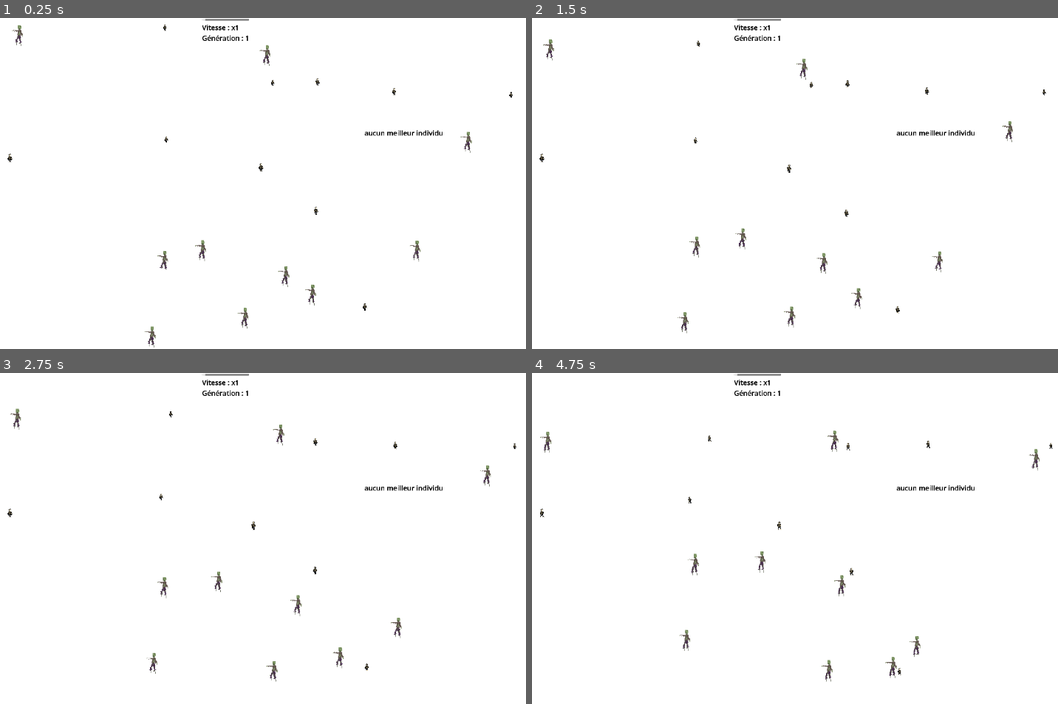
Above: before the commit, frames 1-4 (two rows, left to right).
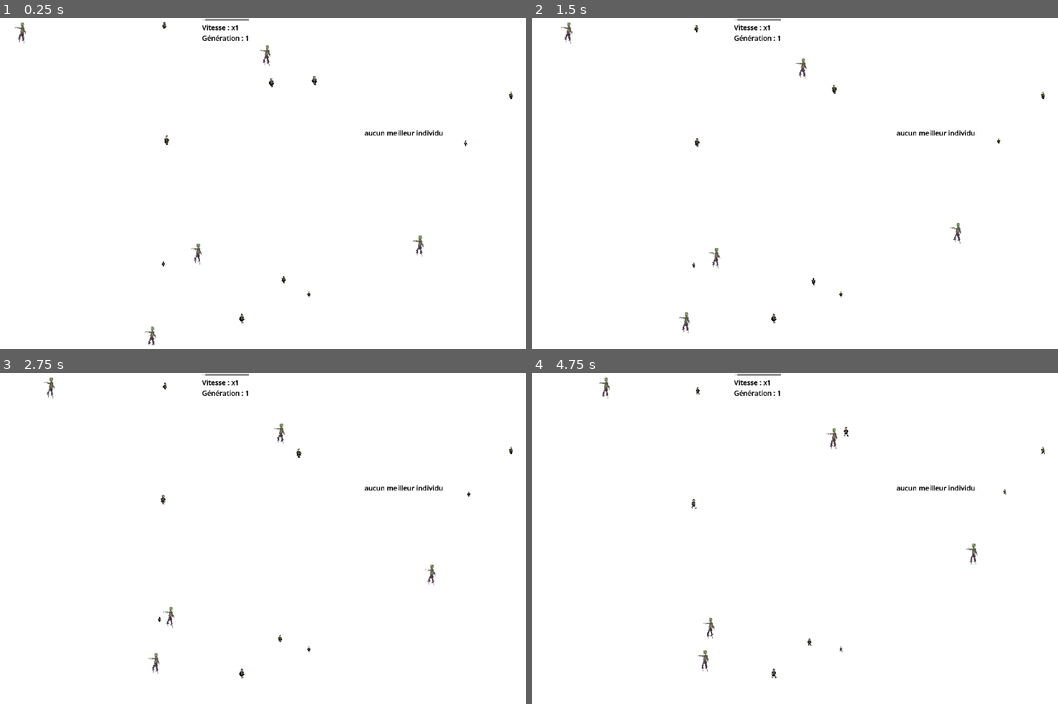
Above: after the commit, the same moments.

Repository: RageurRandom/exemple-algorithme-genetique-godot
Game: Godot game, scene res://scenes/main.tscn
The game is run twice, just before and just after one commit, with the same random seed, the same clock (stepped at 60 frames per second) and the same inputs.
Inputs:
- Up to frame 1 (0.25 s): no input
- Up to frame 2 (1.5 s): no input
- Up to frame 3 (2.75 s): no input
- Up to frame 4 (4.75 s): no input

The runs differ from the first frame. In frame 1, 0.7% of the frame differs, in the area x 1-98%, y 1-100%; in frame 2, 0.9%; in frame 3, 0.9%; in frame 4, 1.0%, in the area x 1-100%, y 1-94%.

Commit message:
fix: patch de merde qui fonctionne pas

Diff:
--- a/algo_genetique.gd
+++ b/algo_genetique.gd
@@ -8,6 +8,9 @@
 
 ## Nombre d'humains dans la simulation par génération
 const NB_POPULATION = 10
+
+## Jamais fait un patch aussi foireux
+const FITNESS_INITIALE = -50
 
 # Probabilités de mutation
 const PROBA_MUTATION_VITESSE = 0.5
@@ -34,6 +37,7 @@
 
 	for i in range(NB_POPULATION):
 		var nouvelIndividu = Genes.new()
+		nouvelIndividu.fitness = FITNESS_INITIALE
 		nouvelIndividu = mutation(nouvelIndividu)
 		populationActuelle.addIndividu(nouvelIndividu)
 
@@ -57,7 +61,9 @@
 
 ## Renvoie soit le paramètre, soit son opposé (une chance sur 2).
 func _getValMutation(changement:float)->float:
-	return randf_range(-changement, changement)
+	if randi() % 2 == 0 :
+		return -changement
+	return changement
 
 ## Renvoie la population avec le meilleur fitness dans [member anciennesPopulations]
 func getMeilleureAnciennePop()->Population:
--- a/script/human.gd
+++ b/script/human.gd
@@ -8,6 +8,7 @@
 var strategy: AStrategy
 
 var isDead: bool = false # patch de merde
+var started: bool = false # second patch de merde
 
 var genes: Genes :
 	set(val): # réajuste automatiquement la taille
@@ -39,7 +40,8 @@
 	velocity = strategy.getTargetVector(self, zombies) * genes.vitesse
 	move_and_slide()
 
-	genes.fitness += 1
+	if started:
+		genes.fitness += 1
 
 ## Quand un humain est touché par un zombie (ici je le supprime)
 func die():
--- a/script/initiator.gd
+++ b/script/initiator.gd
@@ -1,13 +1,14 @@
 extends Node
 
-const NB_ZOMBIES = 10
+const NB_ZOMBIES = 5
 const ZOMBIE_SCENE: PackedScene = preload("res://scenes/zombie.tscn")
 
 var _camera: Camera2D
 var _generationLabel: GenerationLabel
 var _genesLabel: GenesMeilleurIndividuLabel
 var algo: AlgoGenetique
-var zombies: Array[Zombie]
+var zombies: Array[Zombie] = []
+var humains: Array[Human] = []
 
 ## limites de la caméra
 var _limits: Rect2
@@ -36,9 +37,15 @@
 		zombie.position = _random_position()
 		add_child(zombie)
 		zombies.append(zombie)
+		if !zombie.is_node_ready():
+			await zombie.ready
 
 	var premierePop:Array[Genes] = algo.intialise()
-	instancieHumains(premierePop)
+	await instancieHumains(premierePop)
+
+	for humain in humains:
+		humain.started = true
+
 	get_tree().paused = false
 
 
@@ -55,13 +62,14 @@
 	# check if no humans left
 	if(get_tree().get_nodes_in_group("human") == null || get_tree().get_nodes_in_group("human").is_empty()):
 		get_tree().paused = true
-		finGeneration()
+		await finGeneration()
 		get_tree().paused = false
 
 
 func finGeneration():
+	humains.clear()
 	var nouvellePop: Population = algo.finGeneration()
-	instancieHumains(nouvellePop.individus)
+	await instancieHumains(nouvellePop.individus)
 	for zombie in zombies:
 		zombie.position = _random_position()
 
@@ -69,6 +77,8 @@
 	var meilleurPop: Population = algo.getMeilleureAnciennePop()
 	_generationLabel.changeFitnessMax(meilleurPop.fitnessMax)
 	_genesLabel.changeGenes(meilleurPop.meilleurGene)
+	for humain in humains:
+		humain.started = true
 
 
 ## applique les nouveaux genes aux humains de la scène
@@ -77,3 +87,6 @@
 		var nouvelHumain: Human = Human.instanciate(genes)
 		nouvelHumain.position = _random_position()
 		add_child(nouvelHumain)
+		if !nouvelHumain.is_node_ready():
+			await nouvelHumain.ready
+		humains.append(nouvelHumain)
--- a/script/modeles_algo_genetique/population.gd
+++ b/script/modeles_algo_genetique/population.gd
@@ -22,7 +22,7 @@
 
 func _init(_nbGeneration: int):
 	individus = []
-	fitnessMax = 0
+	fitnessMax = -100
 	self.nbGeneration = _nbGeneration
 
 func addIndividu(genes: Genes):
